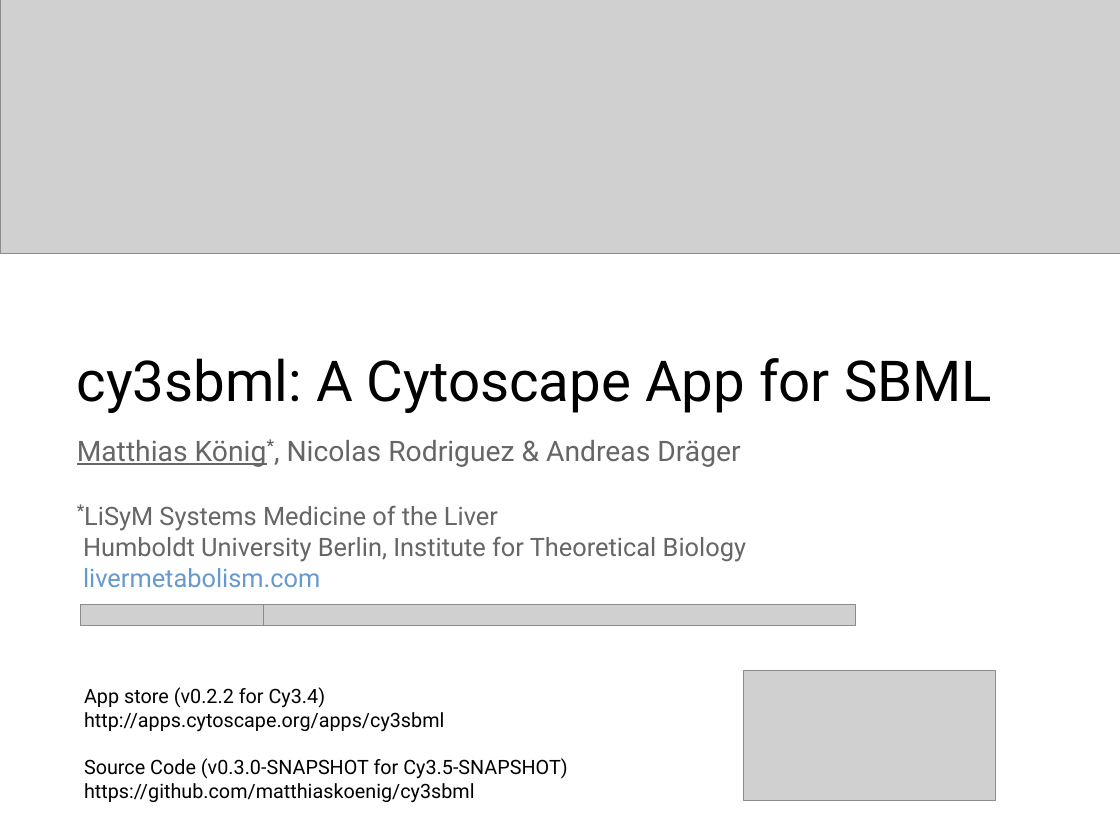
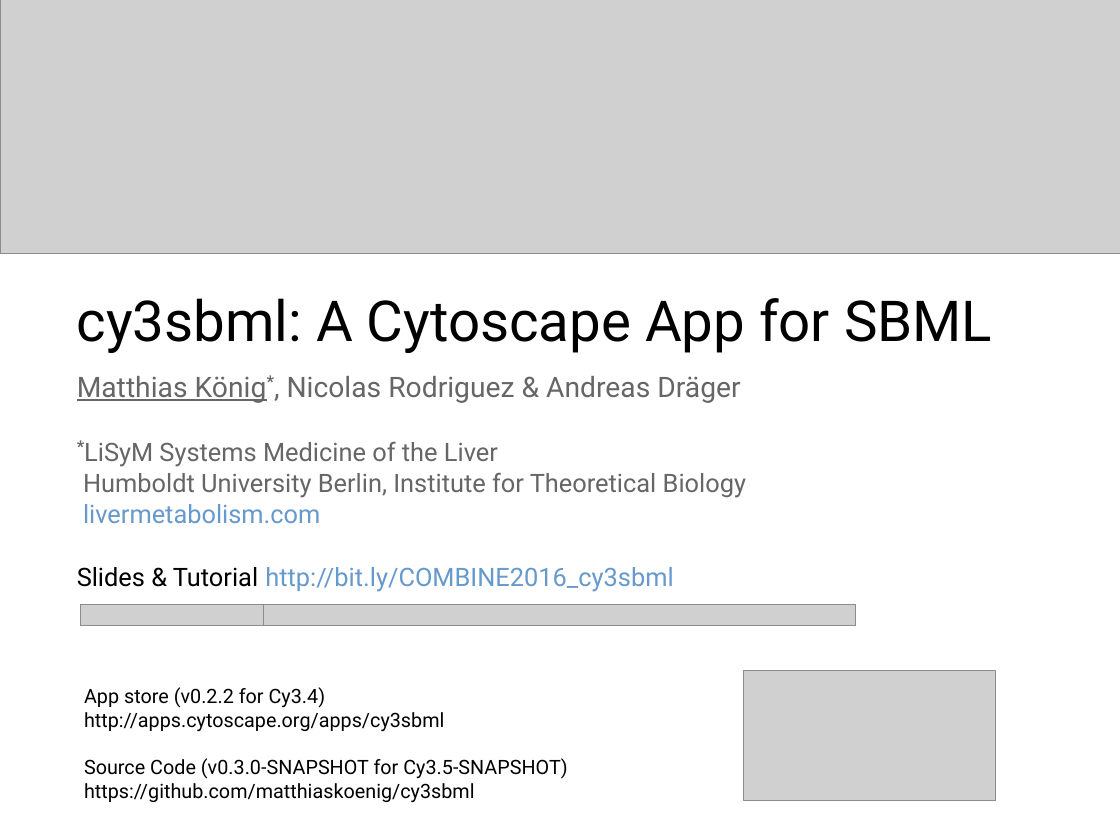
Before and after one commit to matthiaskoenig/cy3sbml, a slide deck: slide 1 of docs/presentation/2016-09-20_COMBINE2016/Koenig_COMBINE_cy3sbml.odp. Drawn at 1120x840 pixels with LibreOffice and Linux fonts; fonts in the diff are those of the drawing; grey boxes stand for pictures; background and template pictures are left out. Boxes give left, top, right and bottom in pixels: in the first picture for what was removed or moved away, otherwise in the second. Text is boxed around its words. In the diff, an @@ line names an element or a change of style, - is before the commit and + after.

Commit message:
bitly links added to slides and tutorial

```diff
--- a/docs/presentation/2016-09-20_COMBINE2016/Koenig_COMBINE_cy3sbml.odp
+++ b/docs/presentation/2016-09-20_COMBINE2016/Koenig_COMBINE_cy3sbml.odp
@@ text "cy3sbml: A Cytoscape App for ...": place and size @@
-text "cy3sbml: A Cytoscape App for ..." at (77,358,992,413)
+text "cy3sbml: A Cytoscape App for ..." at (77,298,992,353)
@@ text "Matthias König*, Nicolas Rodriguez & ...": place and size @@
-text "Matthias König*, Nicolas Rodriguez & ..." at (77,440,746,587)
+text "Matthias König*, Nicolas Rodriguez & ..." at (77,376,746,592)
@@ text at (77,567,673,592): paragraph added @@
+Slides & Tutorial http://bit.ly/COMBINE2016_cy3sbml
```
Also in this commit, not shown: 1 other file.
